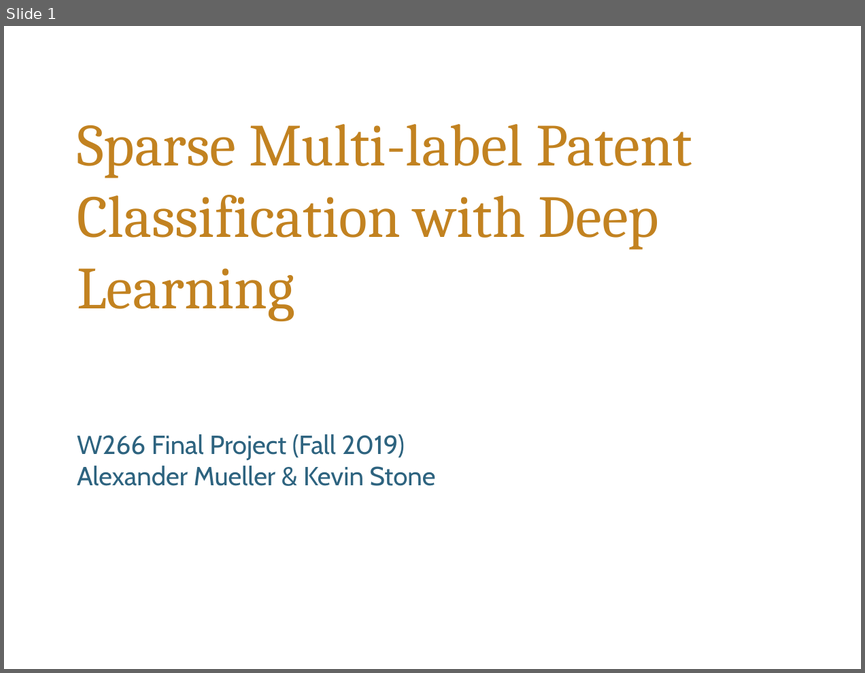
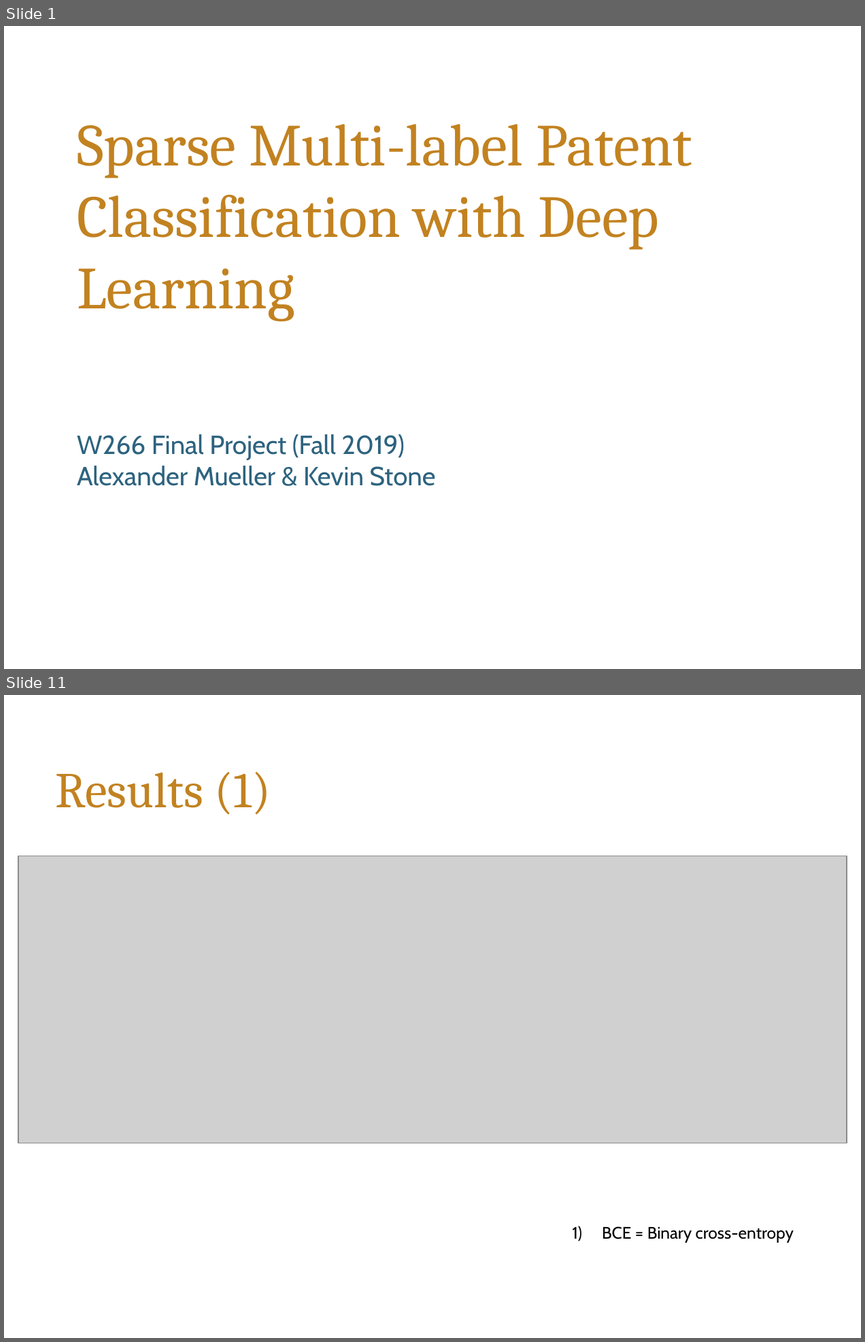
Before and after one commit to alekstoteles/NLP_final_project, a slide deck: W266_final_presentation_multilabel_patent_class_mueller_stone.pptx. Shown one above the other, each under a label of ours: slide 1 before the commit, slides 1 and 11 after it; the slides between them are not shown. The pictures are 865x673 and 865x1342 pixels, drawn with LibreOffice and Linux fonts; fonts in the diff are those of the drawing; grey boxes stand for pictures; background and template pictures are left out. Boxes give left, top, right and bottom in pixels: in the first picture for what was removed or moved away, otherwise in the second. Text is boxed around its words. In the diff, an @@ line names an element or a change of style, - is before the commit and + after.

```diff
--- a/W266_final_presentation_multilabel_patent_class_mueller_stone.pptx
+++ b/W266_final_presentation_multilabel_patent_class_mueller_stone.pptx
@@ slide 11 added at (4,695,861,1338), background #FFFFFF @@
@@ title added at (56,772,271,815), 42 pt, text #C28220 @@
+Results (1)
@@ picture added at (18,856,847,1143) @@
@@ text added at (602,1226,793,1242), 14 pt, text #000000 @@
+1) BCE = Binary cross-entropy
```
Also in this commit, not shown: 13 other slides added, 1 slide removed.
